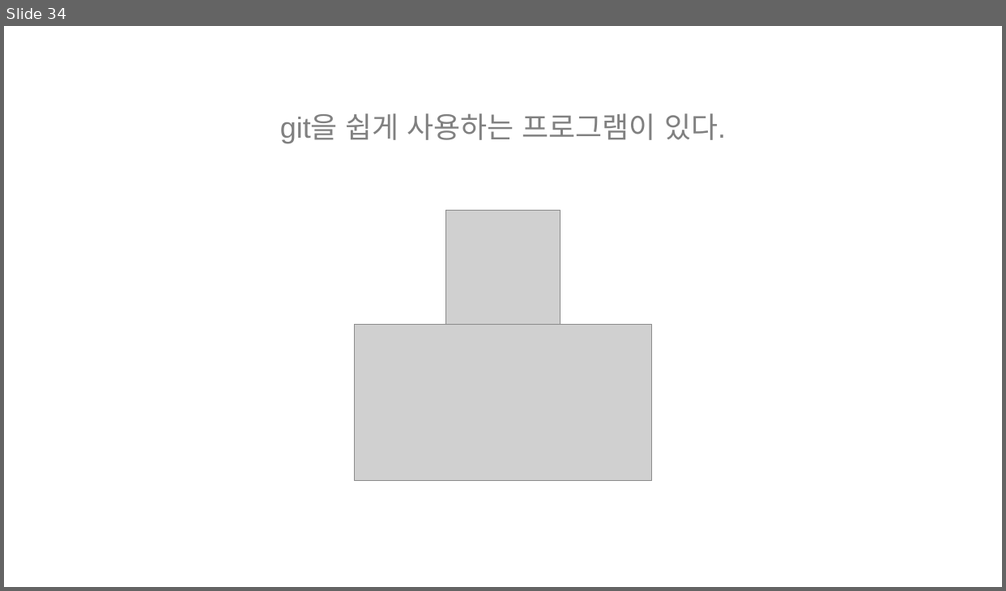
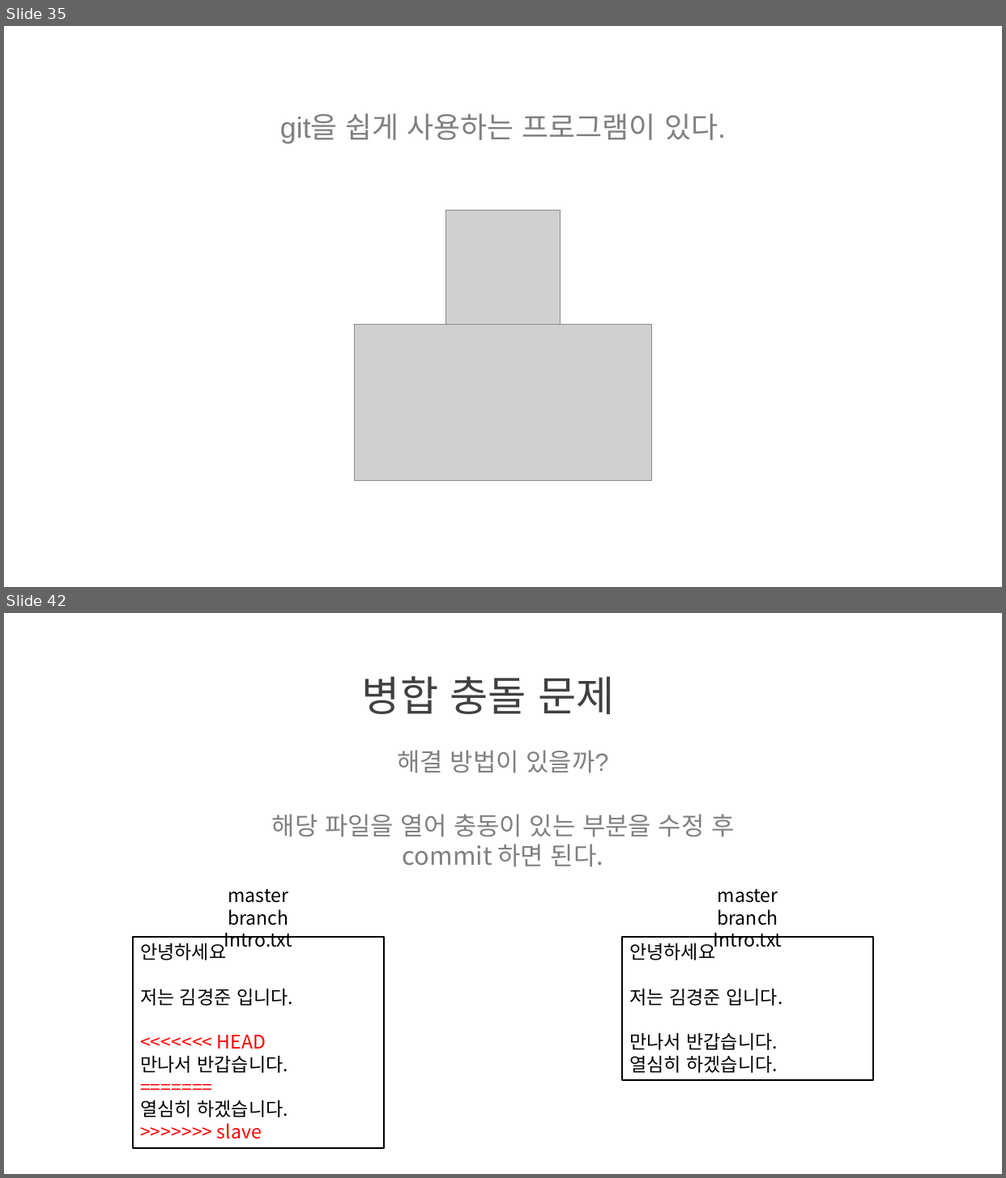
Before and after one commit to juniair/Summary-PPT, a slide deck: git 사용법.pptx. Shown one above the other, each under a label of ours: slide 34 before the commit, slides 35 and 42 after it; the slides between them are not shown. The pictures are 1006x591 and 1006x1178 pixels, drawn with LibreOffice and Linux fonts; fonts in the diff are those of the drawing; grey boxes stand for pictures. Boxes give left, top, right and bottom in pixels: in the first picture for what was removed or moved away, otherwise in the second. Text is boxed around its words. In the diff, an @@ line names an element or a change of style, - is before the commit and + after.

```diff
--- a/git 사용법.pptx
+++ b/git 사용법.pptx
@@ slide 42 added at <box>4,613,1002,1174</box>, background #FFFFFF @@
@@ text added at <box>362,676,614,714</box>, 40 pt, text #404040 @@
+병합 충돌 문제
@@ text added at <box>397,750,608,773</box>, 24 pt, text #808080 @@
+해결 방법이 있을까?
@@ text added at <box>272,814,734,867</box>, 24 pt, text #808080 @@
+해당 파일을 열어 충동이 있는 부분을 수정 후
+commit 하면 된다.
@@ group added at <box>133,889,873,1149</box>: 2 rectangles, 2 texts @@
+안녕하세요
+저는 김경준 입니다.
+<<<<<<< HEAD
+만나서 반갑습니다.
+=======
+열심히 하겠습니다.
+>>>>>>> slave
+master branch
+Intro.txt
+안녕하세요
+저는 김경준 입니다.
+만나서 반갑습니다.
+열심히 하겠습니다.
+master branch
+Intro.txt
@@ what was slide 34 is now slide 35 @@
```
Also in this commit, not shown: 2 slides changed, 8 other slides added, 1 slide removed.
